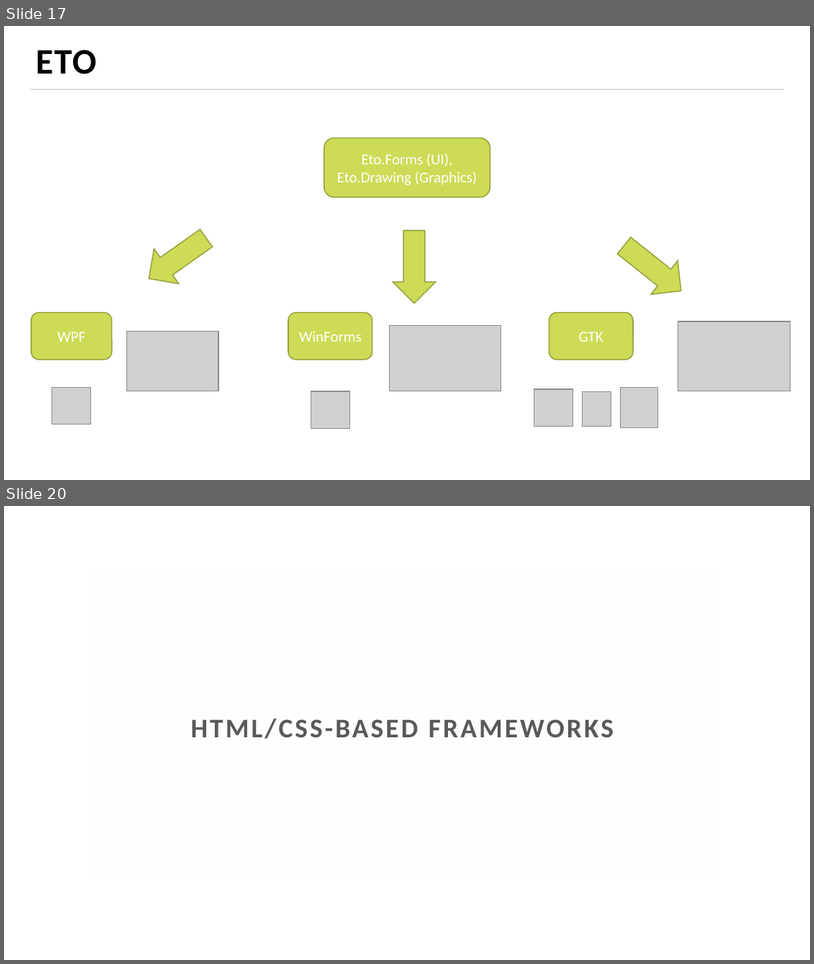
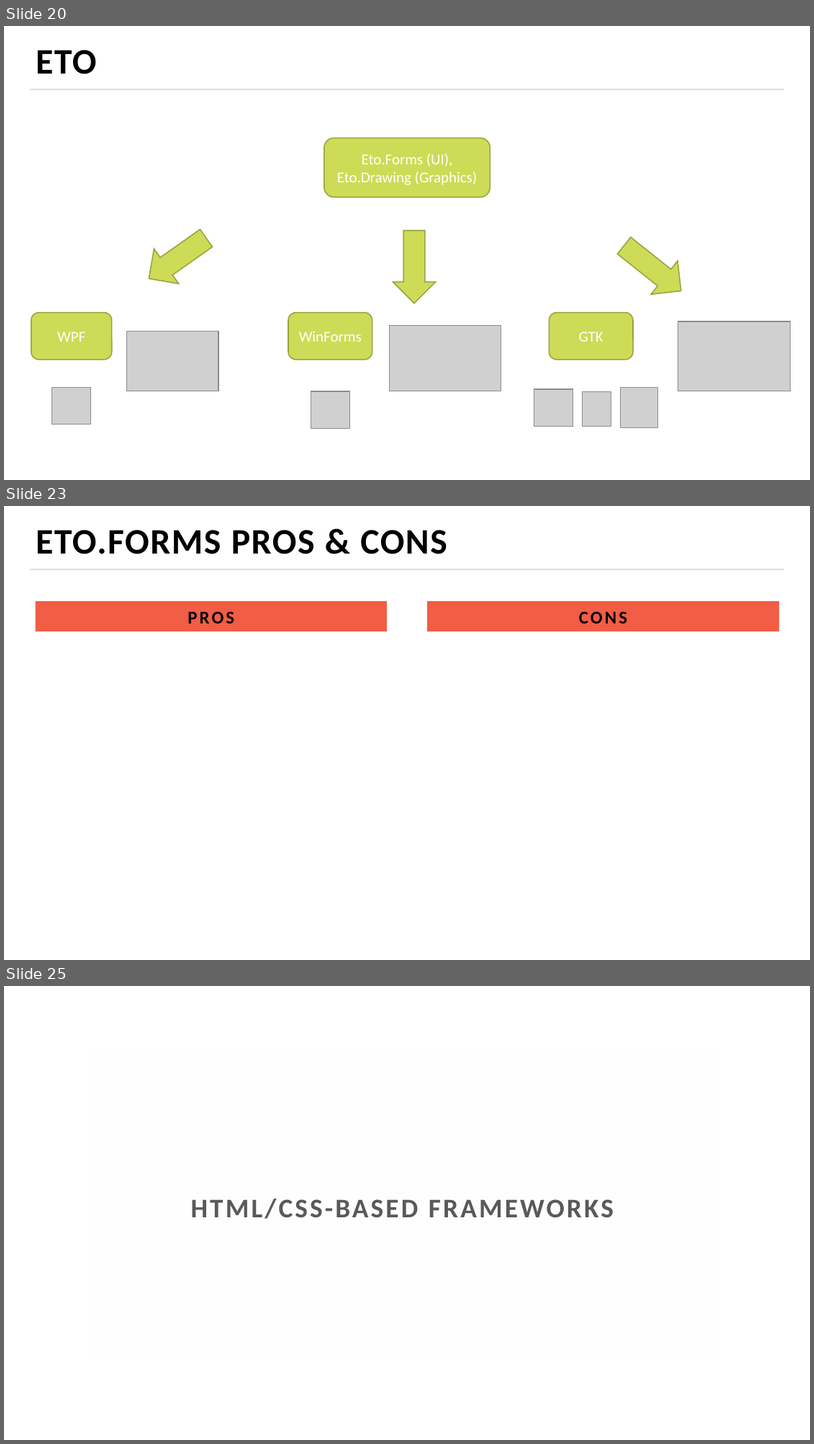
Before and after one commit to MihailRomanov/TechTalks_GUI_in_Net, a slide deck: presentation.pptx. Shown one above the other, each under a label of ours: slides 17 and 20 before the commit, slides 20, 23 and 25 after it; the slides between them are not shown. The pictures are 814x964 and 814x1444 pixels, drawn with LibreOffice and Linux fonts; fonts in the diff are those of the drawing; grey boxes stand for pictures; background and template pictures are left out. Boxes give left, top, right and bottom in pixels: in the first picture for what was removed or moved away, otherwise in the second. Text is boxed around its words. In the diff, an @@ line names an element or a change of style, - is before the commit and + after.

```diff
--- a/presentation.pptx
+++ b/presentation.pptx
@@ slide 23 added at (x1=4, y1=506, x2=810, y2=960), background picture (left out); not listed: 1 template element that a slide beside it also shows @@
@@ title added at (x1=36, y1=530, x2=448, y2=554), 32 pt, text #000000, bold @@
+ETO.FORMS PROS & CONS
@@ text added at (x1=36, y1=601, x2=387, y2=632), fill #F15D45, 16 pt, text #000000, bold @@
+PROS
@@ text added at (x1=427, y1=601, x2=779, y2=632), fill #F15D45, 16 pt, text #000000, bold @@
+CONS
@@ what was slide 17 is now slide 20 @@
@@ what was slide 20 is now slide 25 @@
```
Also in this commit, not shown: 4 slides changed, 9 other slides added, 4 slides removed.
